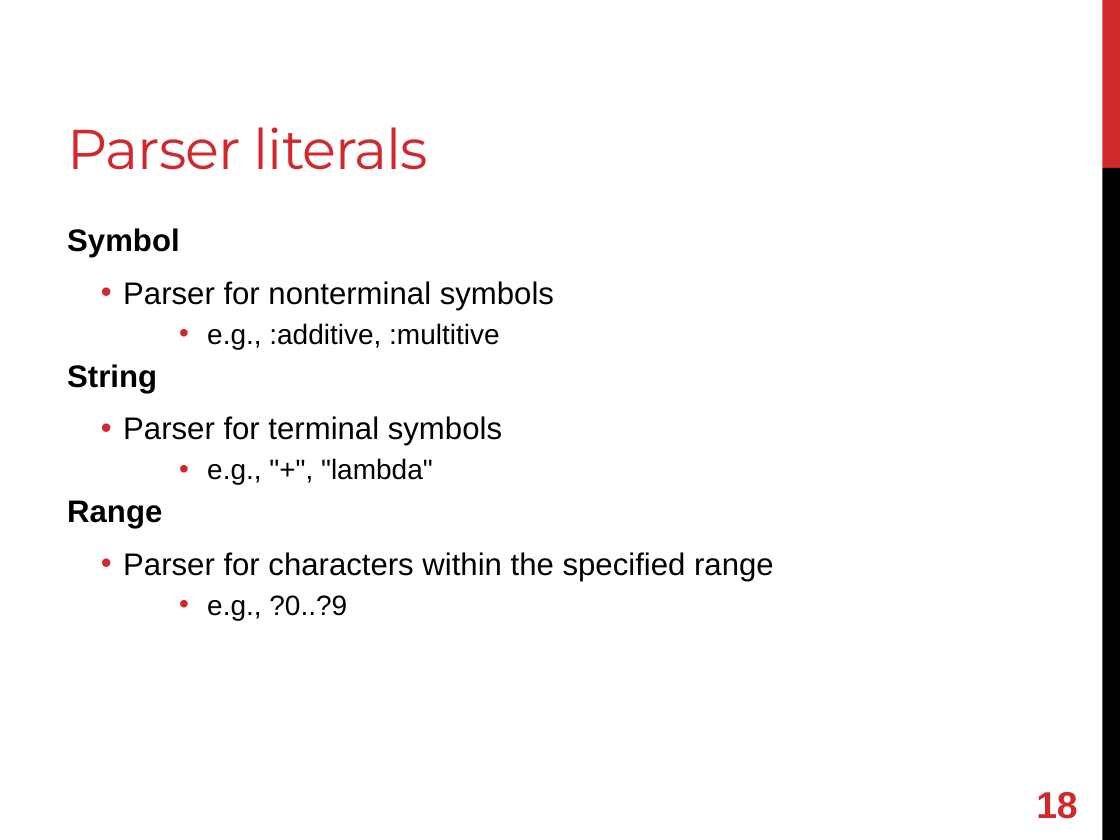
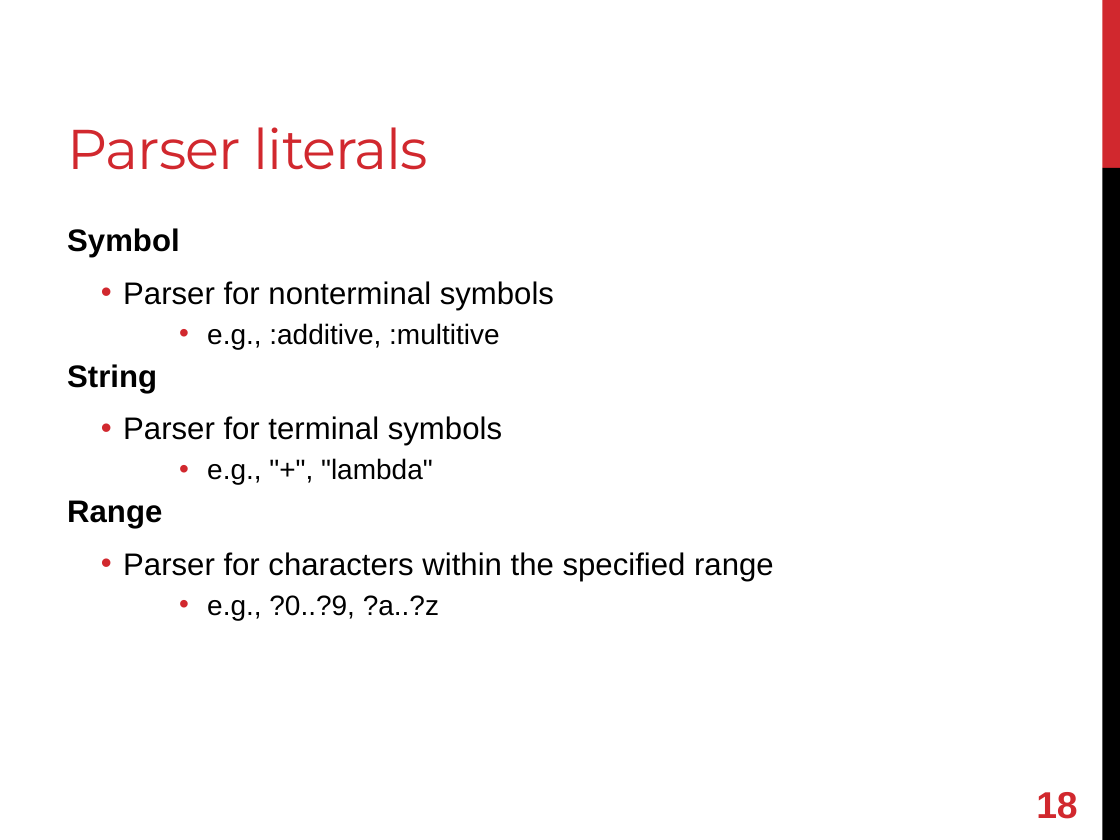
Before and after one commit to shugo/RubyKaigi2013, a slide deck: slide 19 of refining_refinements.pptx. Drawn at 1120x840 pixels with LibreOffice and Linux fonts; fonts in the diff are those of the drawing. Boxes give left, top, right and bottom in pixels: in the first picture for what was removed or moved away, otherwise in the second. Text is boxed around its words. In the diff, an @@ line names an element or a change of style, - is before the commit and + after.

```diff
--- a/refining_refinements.pptx
+++ b/refining_refinements.pptx
@@ text at (207, 595, 439, 620): text changed @@
-    • e.g., ?0..?9
+    • e.g., ?0..?9, ?a..?z
```
Also in this commit, not shown: 1 other slide changed, 1 slide added.
